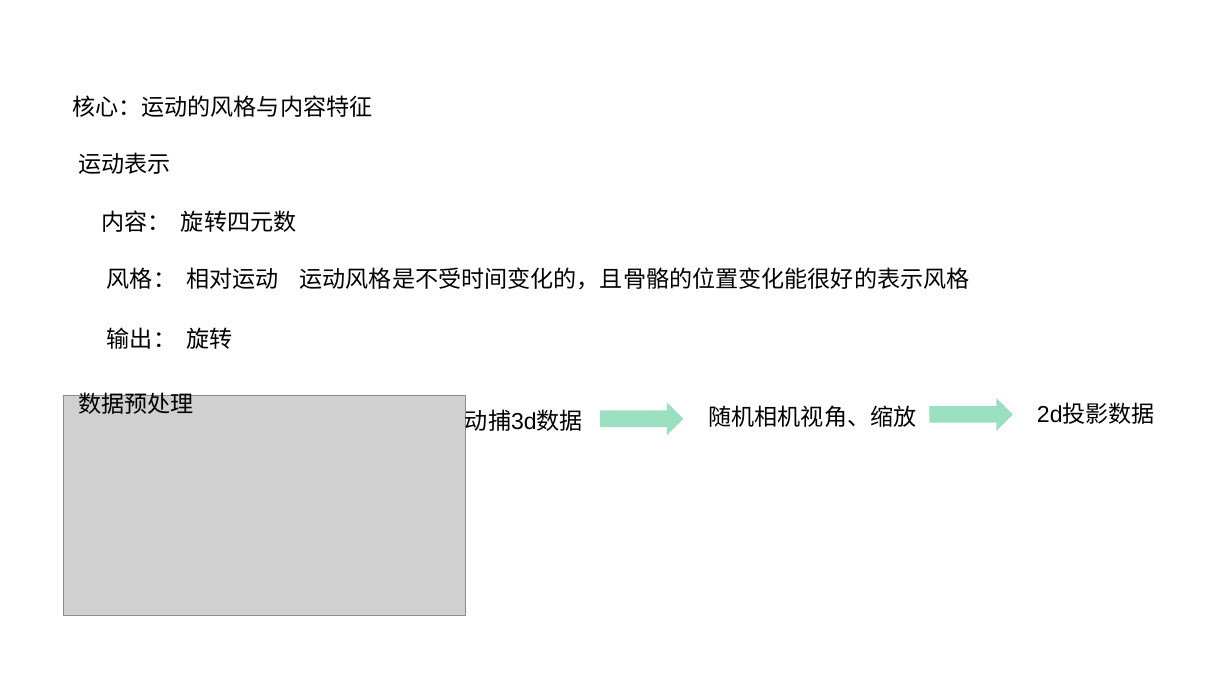
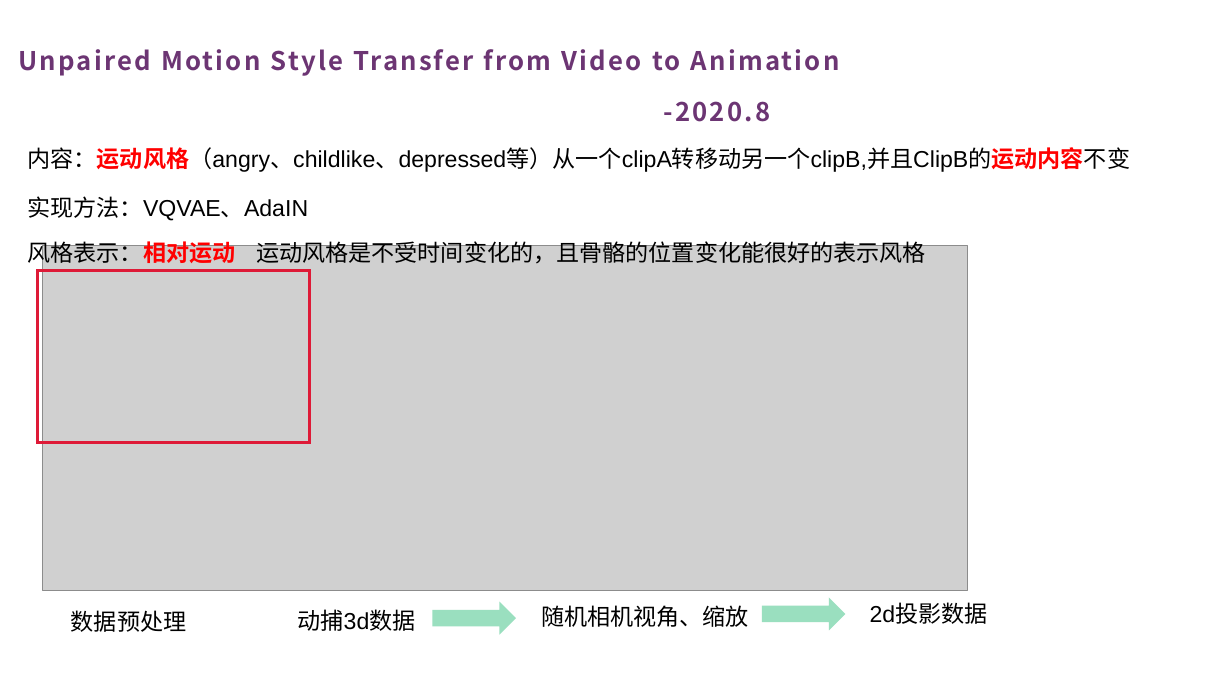
Before and after one commit to Ein-verlass/StyleTransferDatasets, a slide deck: slide 4 of 第一周汇报.pptx (slide 3 before the commit). Drawn at 1232x693 pixels with LibreOffice and Linux fonts; fonts in the diff are those of the drawing; grey boxes stand for pictures. Boxes give left, top, right and bottom in pixels: in the first picture for what was removed or moved away, otherwise in the second. Text is boxed around its words. In the diff, an @@ line names an element or a change of style, - is before the commit and + after.

```diff
--- a/第一周汇报.pptx
+++ b/第一周汇报.pptx
@@ text added at [18, 49, 840, 76], 20 pt, text #6C3573, bold @@
+Unpaired Motion Style Transfer from Video to Animation
@@ text removed at [72, 95, 372, 117] @@
-核心：运动的风格与内容特征
@@ text added at [664, 101, 771, 122], 20 pt, text #6C3573, bold @@
+-2020.8
@@ text added at [28, 147, 1131, 172], 18 pt, text #000000 @@
+内容：运动风格（angry、childlike、depressed等）从一个clipA转移动另一个clipB,并且ClipB的运动内容不变
@@ text removed at [78, 152, 170, 174] @@
-运动表示
@@ text added at [28, 196, 309, 221], 18 pt, text #000000 @@
+实现方法：VQVAE、AdaIN
@@ text at [28, 237, 926, 266]: text changed @@
-风格： 相对运动 运动风格是不受时间变化的，且骨骼的位置变化能很好的表示风格
+风格表示：相对运动 运动风格是不受时间变化的，且骨骼的位置变化能很好的表示风格
@@ text removed at [101, 210, 296, 232] @@
-内容： 旋转四元数
@@ picture added at [43, 246, 968, 591] @@
@@ rectangle added at [38, 271, 310, 443], outline #DE1A37 2.25 pt @@
@@ text removed at [107, 327, 232, 349] @@
-输出： 旋转
@@ picture removed at [63, 396, 465, 616] @@
@@ 3 texts, 1 right arrow: place and size @@
-3 texts, 1 right arrow at [465, 398, 1155, 435]
+3 texts, 1 right arrow at [297, 598, 988, 631]
@@ text "数据预处理": place and size @@
-text "数据预处理" at [78, 389, 193, 414]
+text "数据预处理" at [71, 610, 186, 632]
@@ right arrow: place and size @@
-right arrow at [600, 402, 683, 435]
+right arrow at [433, 602, 516, 635]
```
Also in this commit, not shown: 4 other slides changed, 11 slides added, 3 slides removed.
